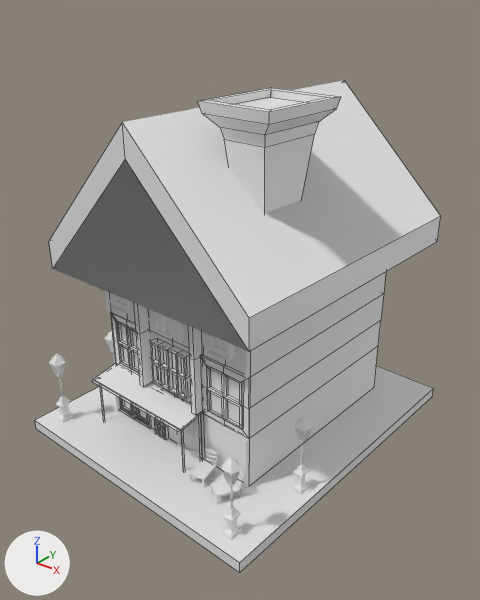
A saved change to the FBX model Assets/3D_assets/Barbie_house_V01.fbx.
Camera for both pictures: a 50 mm lens placed at (4.43, -5.06, 3.87), pointed at (1.28, -1.12, 1.43). Every picture has the same lights, and +X, +Y and +Z are marked at lower left. Mesh edges are drawn as thin lines on the coarser meshes. Where no turn or scale is listed for an object, it has been applied to the vertices. Vertices at the same position are counted once.

Objects in the first picture: 'Chimney', 'Ground_house', 'House_main', 'Lantern', 'Lantern_02', 'Lantern_03', 'Roof', 'Window_middle', 'Window_middle_up', 'Wooden_details_middle'.
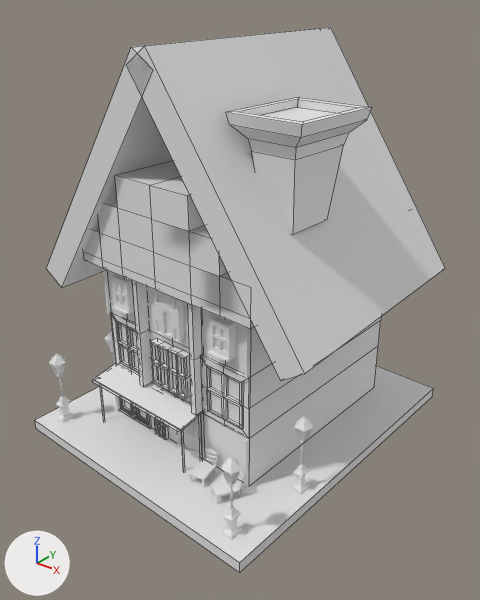
The change, as a list of edits to the scene's bpy script:
```text
Change me_cube_013:
    where me_cube_013.from_pydata(...)  # 28 vertices, 26 faces; spans x 0.147..0.803, y 0.736..1.557, z 2.145..2.938
    used by ob_chimney; location = (1.187, -2.412, 0.187)
    me_cube_013 part 1: the whole mesh is moved by (0.024, -0.488, -2.421)
Add me_cube_002:
    me_cube_002.from_pydata([(0.56, -1.1, -1.01), (-0.74, -1.1, 0.89), (0.56, 1.1, -1.01), (-0.74, 1.1, 0.89), (0.74, -1.1, -0.89), (-0.56, -1.1, 1.01), (0.74, 1.1, -0.89), (-0.56, 1.1, 1.01), (-1.94, -1.1, -0.87), (-0.68, -1.1, 1.0), (-1.94, 1.1, -0.87), (-0.68, 1.1, 1.0), (-1.75, -1.1, -1.0), (-0.49, -1.1, 0.87), (-1.75, 1.1, -1.0), (-0.49, 1.1, 0.87)], [], [(0, 1, 3, 2), (2, 3, 7, 6), (6, 7, 5, 4), (4, 5, 1, 0), (2, 6, 4, 0), (7, 3, 1, 5), (8, 9, 11, 10), (10, 11, 15, 14), (14, 15, 13, 12), (12, 13, 9, 8), (10, 14, 12, 8), (15, 11, 9, 13)])
Change ob_chimney:
    ob_chimney.location: (1.187, -2.412, 0.187) -> (1.406, -1.924, 2.562)
Remove ob_roof:
    ob_roof = bpy.data.objects.new('Roof', me_cube_012)
    ob_roof.location = (1.187, -2.412, 0.187)
Add ob_cube_001:
    ob_cube_001 = bpy.data.objects.new('Cube.001', me_cube_002)
    ob_cube_001.location = (1.747, -0.866, 2.475)
```

Pixel boxes [x1, y1, x2, y2] of what changed, in the pictures (480 x 600 px):
'Cube.001', added: after [47, 27, 445, 380]
'Roof', deleted: before [49, 81, 441, 352]
'Chimney', moved: before [198, 88, 341, 213]; after [226, 97, 372, 235]
